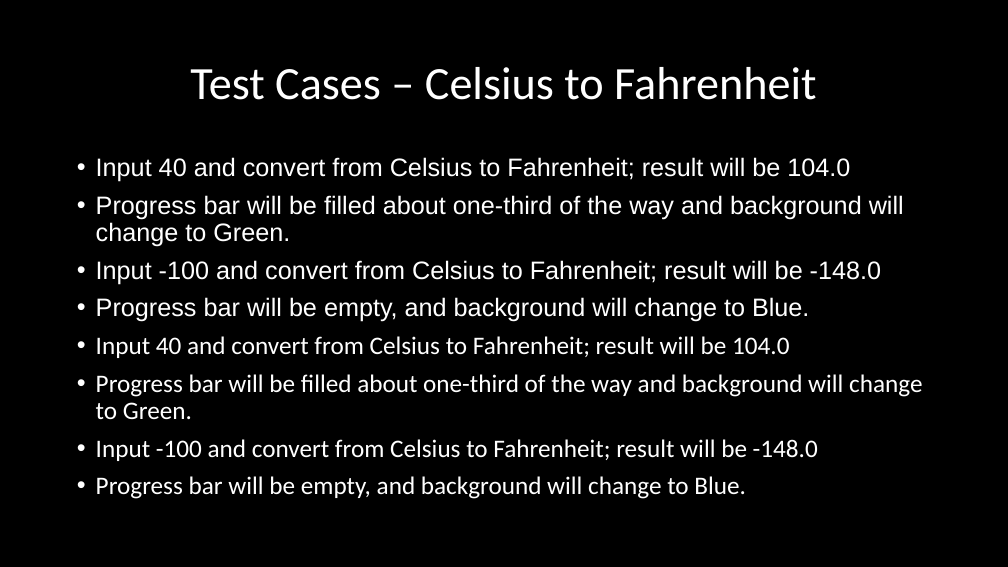
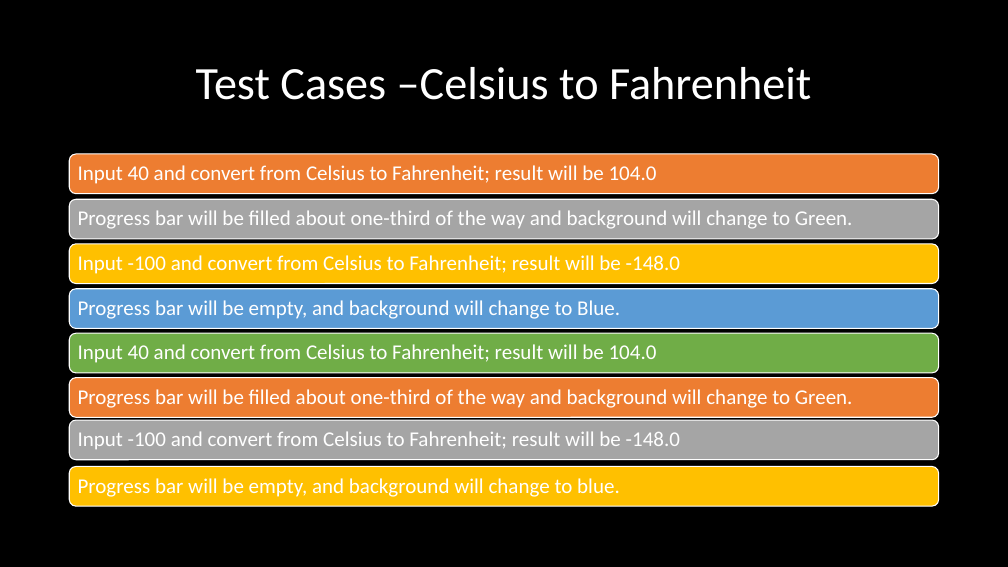
Before and after one commit to acn1008/ProjectComp730, a slide deck: slide 6 of Final Project.pptx. Drawn at 1008x567 pixels with LibreOffice and Linux fonts; fonts in the diff are those of the drawing; background and template pictures are left out. Boxes give left, top, right and bottom in pixels: in the first picture for what was removed or moved away, otherwise in the second. Text is boxed around its words. In the diff, an @@ line names an element or a change of style, - is before the commit and + after.

Commit message:
Add files via upload
Making test cases portion for final project presentation draft in the same format

```diff
--- a/Final Project.pptx
+++ b/Final Project.pptx
@@ title at bbox=[196, 67, 811, 100]: spaces changed @@
-Test Cases – Celsius to Fahrenheit
+Test Cases –Celsius to Fahrenheit
@@ text removed at bbox=[96, 157, 922, 499] @@
-• Input 40 and convert from Celsius to Fahrenheit; result will be 104.0
-• Progress bar will be filled about one-third of the way and background will change to Green.
-• Input -100 and convert from Celsius to Fahrenheit; result will be -148.0
-• Progress bar will be empty, and background will change to Blue.
-• Input 40 and convert from Celsius to Fahrenheit; result will be 104.0
-• Progress bar will be filled about one-third of the way and background will change to Green.
-• Input -100 and convert from Celsius to Fahrenheit; result will be -148.0
-• Progress bar will be empty, and background will change to Blue.
@@ group added at bbox=[70, 154, 939, 506]: 8 rounded rectangles, 8 texts @@
+Input 40 and convert from Celsius to Fahrenheit; result will be 104.0
+Progress bar will be filled about one-third of the way and background will change to Green.
+Input -100 and convert from Celsius to Fahrenheit; result will be -148.0
+Progress bar will be empty, and background will change to Blue.
+Input 40 and convert from Celsius to Fahrenheit; result will be 104.0
+Progress bar will be filled about one-third of the way and background will change to Green.
+Input -100 and convert from Celsius to Fahrenheit; result will be -148.0
+Progress bar will be empty, and background will change to blue.
```
Also in this commit, not shown: 3 other slides changed, 1 slide added.
